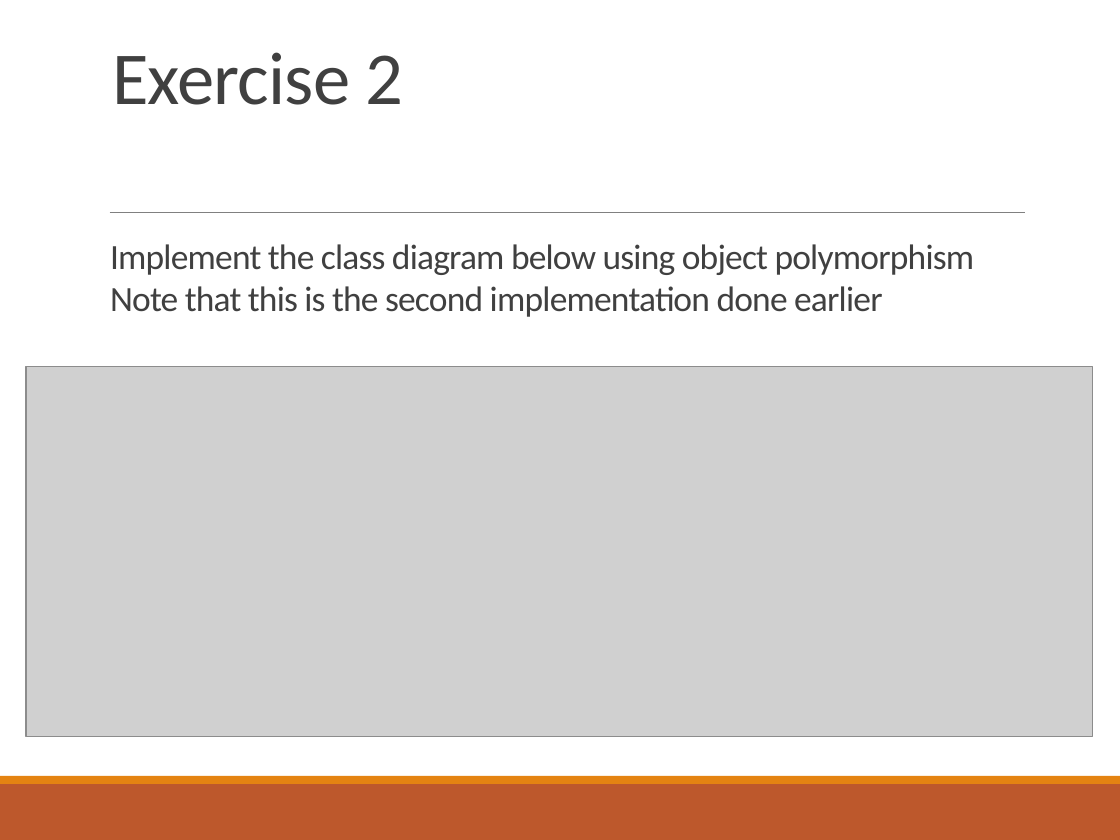
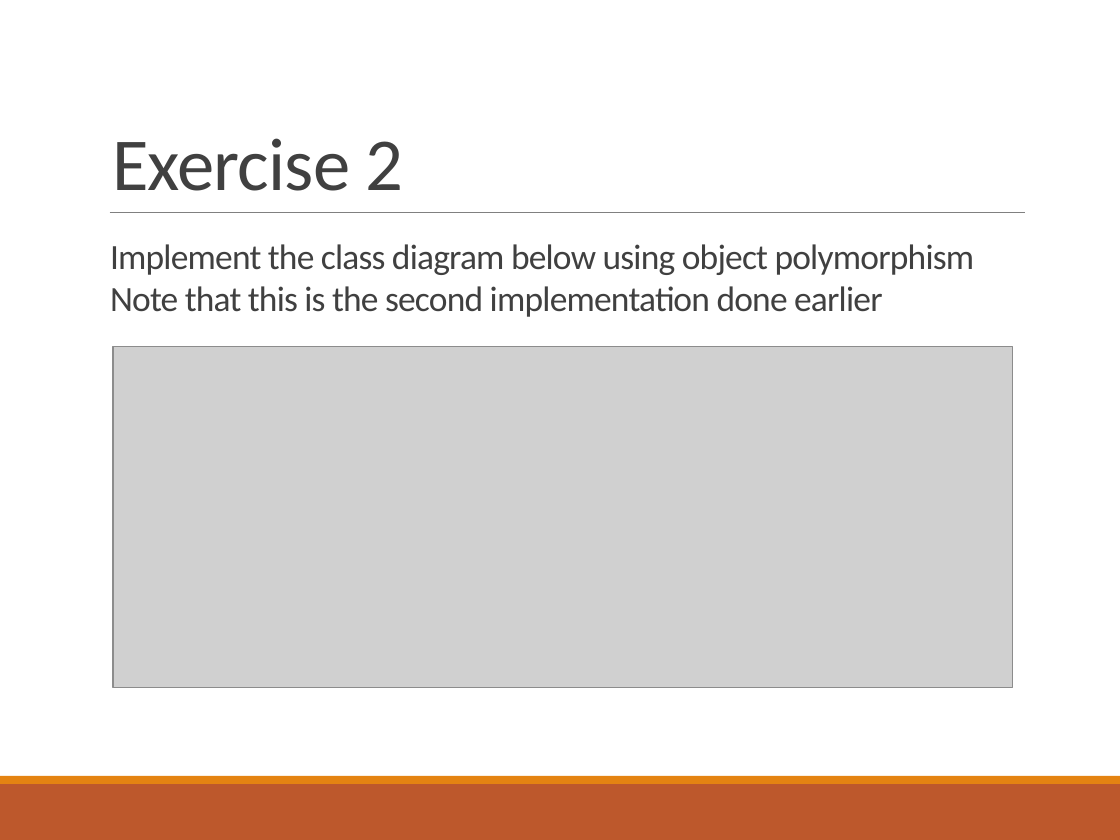
Before and after one commit to deeperj/dillinger, a slide deck: slide 36 of thesis/ukapp2/wqu_isc/sofware_design/Lesson 4 - Java.pptx (slide 35 before the commit). Drawn at 1120x840 pixels with LibreOffice and Linux fonts; fonts in the diff are those of the drawing; grey boxes stand for pictures. Boxes give left, top, right and bottom in pixels: in the first picture for what was removed or moved away, otherwise in the second. Text is boxed around its words. In the diff, an @@ line names an element or a change of style, - is before the commit and + after.

```diff
--- a/thesis/ukapp2/wqu_isc/sofware_design/Lesson 4 - Java.pptx
+++ b/thesis/ukapp2/wqu_isc/sofware_design/Lesson 4 - Java.pptx
@@ title "Exercise 2" moved from (x1=112, y1=52, x2=404, y2=105) to (x1=112, y1=138, x2=404, y2=191) @@
@@ picture resized from (x1=26, y1=366, x2=1092, y2=736) to (x1=113, y1=347, x2=1012, y2=688) @@
```
Also in this commit, not shown: 3 other slides changed, 1 slide added, 2 other files.
